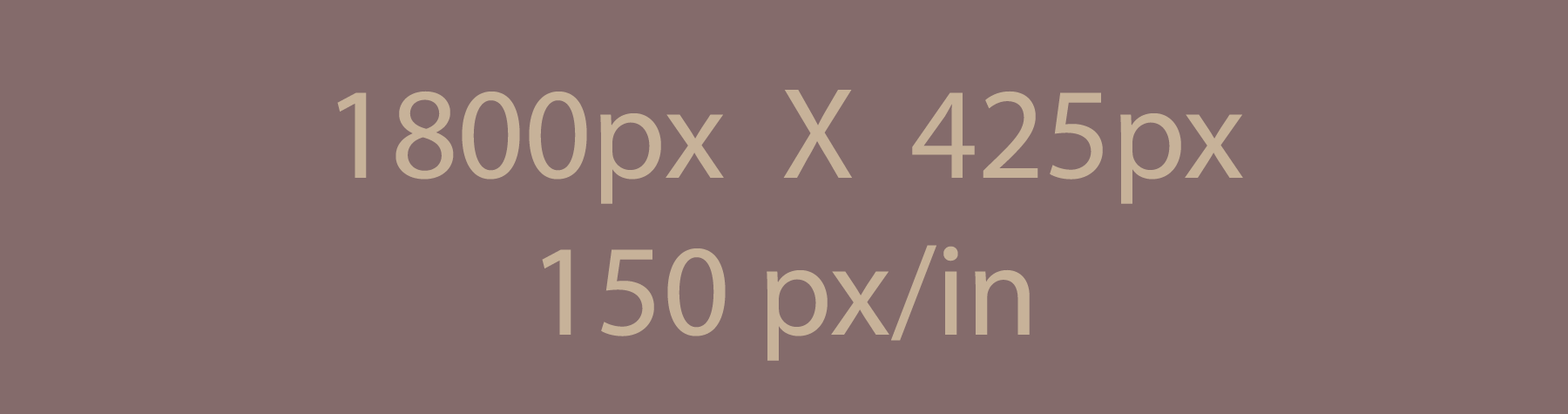
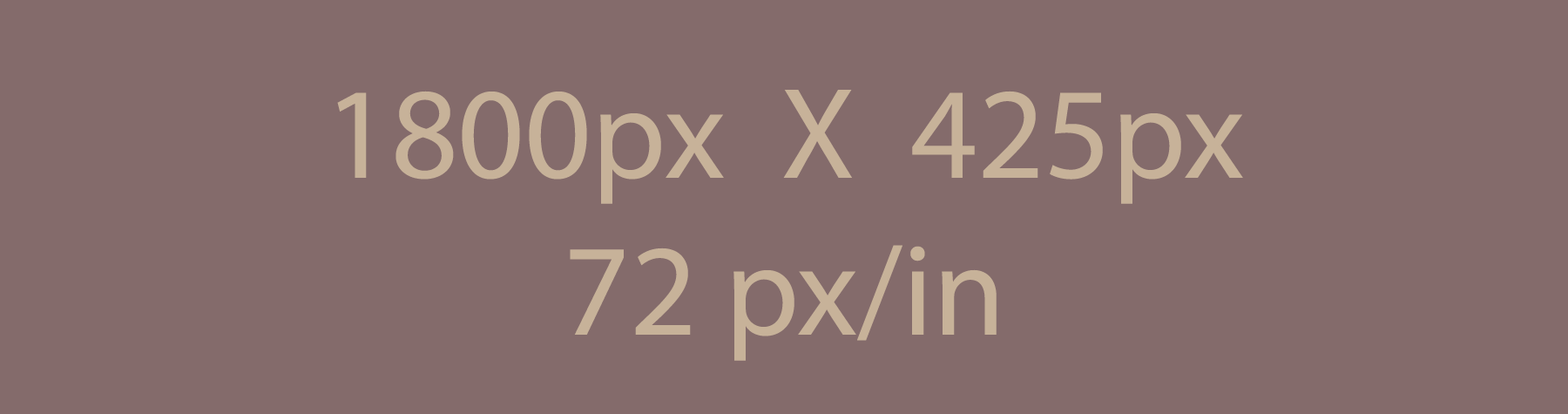
The second 1568 x 414 image is a revision of the first. Changes to its layers:
renamed "1800px X 425px 150 px/in" to "1800px X 425px 72 px/in", painted on it over (541, 244, 1030, 361)
